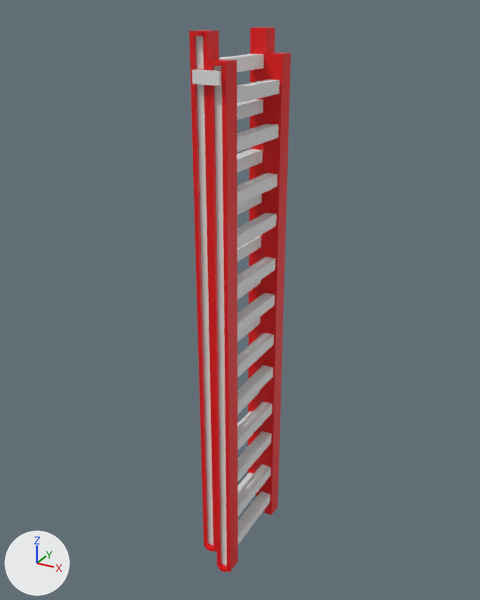
A saved change to the FBX model Assets/Resources/Models/Location/Garage/ladder.fbx.
Before and after are seen from a camera (50 mm lens) standing at (4.71, -8.93, 8.68) and looking at (-0.26, 0.1, 4.16). Arrows for +X, +Y and +Z are at lower left; the lights stay in place. Where no turn or scale is listed for an object, it has been applied to the vertices.

In view in the first picture: 'Ladder'.
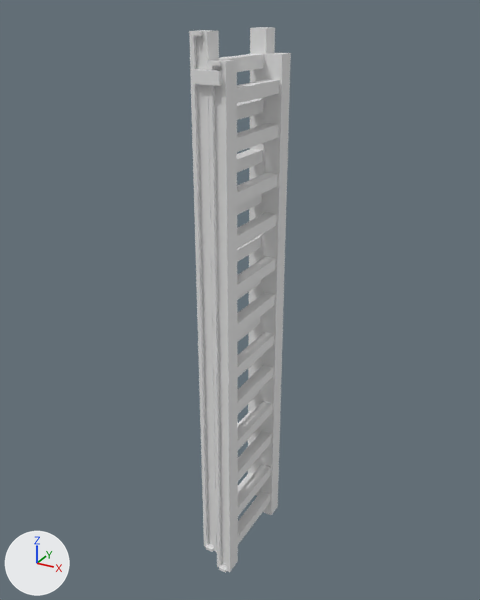
Pixel boxes [x1, y1, x2, y2] of what changed, in the pictures (480 x 600 px):
part 1 of me_cube_001, recoloured (red to grey)
    both: [189, 27, 291, 573]

The change in detail:
me_cube_001 has 1416 vertices, 1368 faces and spans x -0.41..0.14, y -1.08..1.08, z -0.76..8.4.
me_cube_001 is used by ob_ladder; location (0.0, 0.0, 0.0).
me_cube_001 part 1: all 1060 faces that had it switch from mat_material_002 (red #e70005) to mat_material_001 (its picture is missing).
